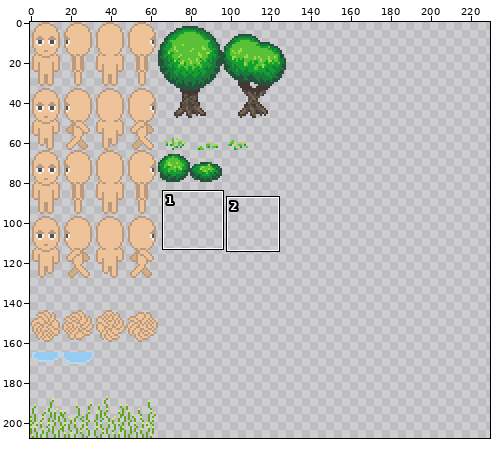
Edited in one commit: sprite sheet (res/url_guy_walking-Sheet.png). Above: a wide view before the commit, with the close-up outlined.
Close-up. Before:
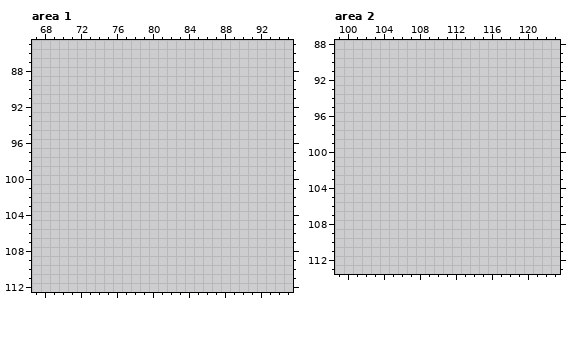
The file is 128x208 pixels. Pixels under 10% opacity are left out. Colours within 5 levels of each other are drawn and written as one. Shown: area 1: x 67..95, y 85..112; area 2: x 99..123, y 88..113. The old version is drawn lined up with the new one, on the new canvas. The wide view leaves out empty margins. The commit also changed other parts of the picture, which this record leaves out.
Palette (. is transparent): 
The result:
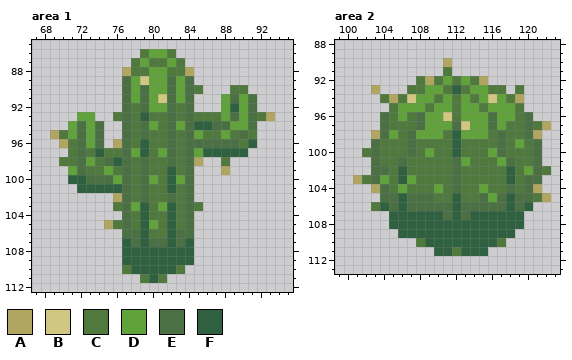
Colours new in this view: A #b1a661  B #d0c782  C #50793e  D #61a33b  E #4a7044  F #2f6141
Change:
canvas 128x208 -> 256x208
Changed rows in their new state; - is an unchanged pixel.
Area 1:
first column x 69:
 86 ----------CDDC-----------
 87 ---------CDCCDC----------
 88 --------ACCDDCCA---------
 89 --------EDBDDEDE---------
 90 --------EDEDDEDEC---CC---
 91 --------EDEDBEDE---DEDE--
 92 --------ECEDDECE---DFDE--
 93 ---DD--CECFCCECECCCDEDECA
 94 --DEDE--ECEDCEDEFFEEDDE--
 95 ACDEDE--ECECCECEDCCDCEC--
 96 -ACEDE-AECFCCECEEEEEECF--
 97 --CECFCCEDFCDECEDFFFFF---
 98 -CCEDCEFECECCECEA--C-----
 99 --DECCDCECECCFCE---A-----
100 --FFEEEDECEDCFDE---------
101 ---FFFFFECECCFCE---------
102 -------AECECCECE---------
103 -------CEDFCDFCEC--------
104 --------ECFCCFCE---------
105 ------ACECFDCFCE---------
106 --------EEFCCFEE---------
107 --------FEFEEFEF---------
108 --------FFFFFFFF---------
109 --------FFFFFFFF---------
110 --------CFFFFFC----------
111 ----------CFC------------
Area 2:
first column x 101:
 90 ----------A-----------
 91 ----------C-----------
 92 -------CACDCDCA-------
 93 --A---CCDDCFCDDCC-C---
 94 ---CACBDDCDCDCDBDCA---
 95 ----CDDDCDDCDDCDDDC---
 96 ---ECDCEDDBCDDDEDDCE--
 97 ---ECCCEDDDEBDDEDCCECA
 98 --AEDCEDDDCFDDDCECCEA-
 99 --ECCCECCCCFCCCCECDCE-
100 -CECCCECDCCFCCCDECCCE-
101 --ECCECCCCCEDCCCDECCE-
102 --EECFCCCCCECCCCCFCDEC
103 ACEDCFDCCCCECCCCCFCEE-
104 --AECDCCCDCECCDCCECEA-
105 ---EEFEEECCFCCEDEFEECA
106 --CFEFEEEEEFEEEEEFEF--
107 ----FFFFFFEFEFFFFFF---
108 ----FFFFFFFFFFFFFFF---
109 -----FFFFFFFFFFFFF----
110 -------CFFFFFFFFC-----
111 ---------FFCFFF-------
